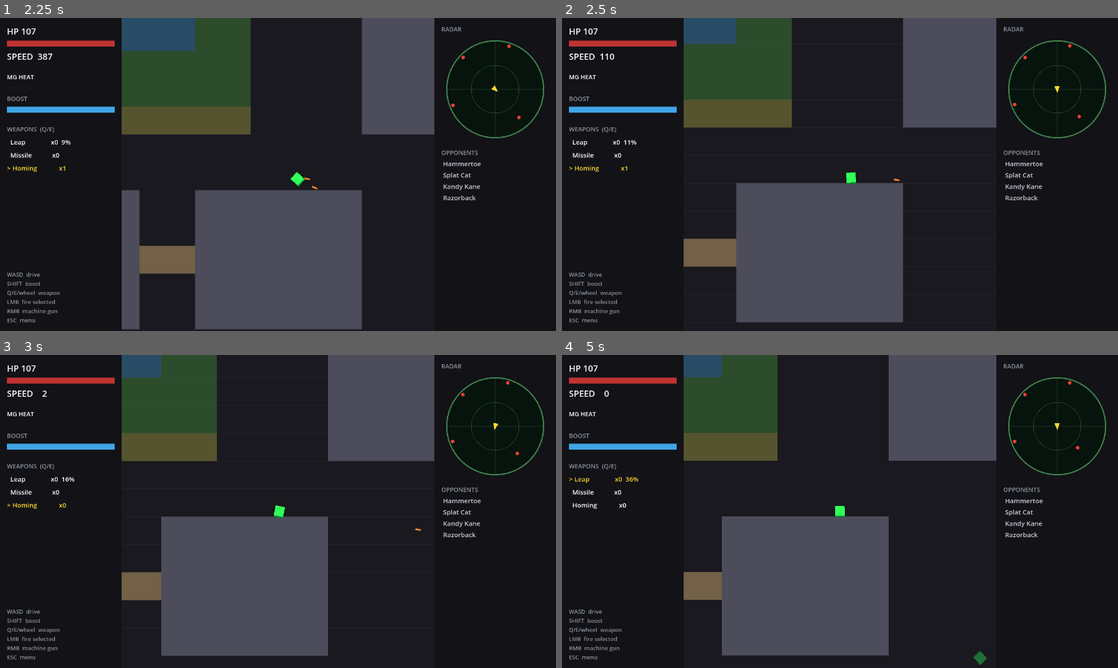
Above: before the commit, frames 1-4 (two rows, left to right).
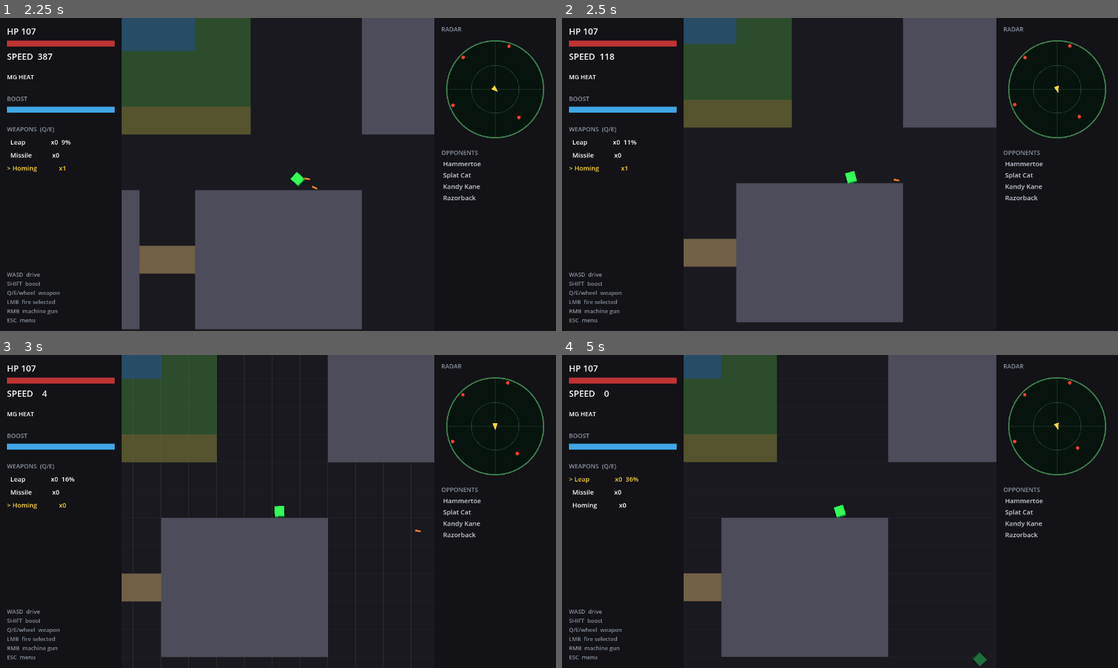
Above: after the commit, the same moments.

Repository: b3p3k0/bentchrome
Game: Godot game, scene res://ui/title.tscn
Same seed, same stepped clock (60 frames per second), same inputs: the game is played once before the commit and once after it.
Inputs (mouse positions are in pixels of both pictures, inside the frame that each line leads up to):
- Up to frame 1 (2.25 s): tap Enter (select_confirm) at 0.5 s; move the mouse to (400, 158) at 0.52 s; hold D (move_right) 0.53-1.25 s; tap Shift (boost) at 0.6 s; click (400, 158) at 0.67 s; tap Space at 0.77 s; drag from (166, 190) to (278, 36) at 1.27 s; move the mouse to (333, 105) at 2.02 s; hold D (move_right) from 2.03 s (still down); click (333, 105) at 2.1 s
- Up to frame 2 (2.5 s): keep holding D (move_right)
- Up to frame 3 (3 s): release D (move_right) at 2.75 s; drag from (250, 574) to (283, 511) at 2.77 s
- Up to frame 4 (5 s): tap Enter (select_confirm) at 3.5, 4.25 s; move the mouse to (1006, 558) at 3.52 s; hold A (move_left) 3.53-4.25 s; tap E (weapon_next) at 3.6 s; tap Space at 3.77 s; drag from (673, 464) to (840, 511) at 4.27 s

Frame 1 is identical in both runs. In frame 2, less than 0.1% of the frame differs, in the area x 8-94%, y 9-54%; in frame 3, 0.7%; in frame 4, 0.9%, in the area x 21-94%, y 0-100%.

Commit message:
Card 2: collision bounce/deflection
Reflect the pre-slide velocity component that went into the surface
(x0.35) so angled hits carom off walls, blocks, and cars instead of
sticking; dead-on remains a thud, and sub-100px/s contact stays smooth
for wall grinding. Vehicle hits shove the other car at half strength.
Corner-escape budgets verified across three runs.

Co-Authored-By: Claude Fable 5 <noreply@anthropic.com>

Diff:
--- a/vehicles/vehicle.gd
+++ b/vehicles/vehicle.gd
@@ -31,6 +31,10 @@
 @export var ram_damage_scale := 0.06
 @export var ram_min_speed := 220.0
 @export var ram_cooldown := 0.3
+
+@export_group("Bounce")
+@export var bounce_factor := 0.35     # fraction of the into-surface speed reflected
+@export var bounce_min_speed := 100.0  # below this, grinding along walls stays smooth
 
 var heading: float = 0.0  # radians; the direction the nose points
 var current_terrain: StringName = &"road"
@@ -115,9 +119,10 @@
 		_controller.apply(self, intent, delta)
 	# Captured before move_and_slide: a head-on hit on a static body zeroes
 	# velocity during the slide, so post-slide speed under-reads the impact.
-	var impact_speed := velocity.length()
+	var pre_slide_vel := velocity
 	move_and_slide()
-	_update_ram(delta, impact_speed)
+	_apply_bounce(pre_slide_vel)
+	_update_ram(delta, pre_slide_vel.length())
 	_visual.rotation = heading
 	_update_depth(delta)
 	var aim := Vector2.RIGHT.rotated(heading)
@@ -222,6 +227,23 @@
 				_ram_cd = ram_cooldown
 				break
 
+## Deflection: reflect the pre-slide velocity component that went INTO the
+## surface, scaled by bounce_factor — angled hits carom, dead-on stays a thud.
+## Sub-threshold contact (grinding along a wall) is left smooth. Hitting
+## another car shoves it along the same normal at half strength.
+func _apply_bounce(pre_vel: Vector2) -> void:
+	if get_slide_collision_count() == 0:
+		return
+	var col := get_slide_collision(0)
+	var n := col.get_normal()
+	var into := -pre_vel.dot(n)  # positive = moving into the surface
+	if into < bounce_min_speed:
+		return
+	velocity += n * into * bounce_factor
+	var other = col.get_collider()
+	if other is Vehicle and other != self:
+		other.velocity -= n * into * bounce_factor * 0.5
+
 func _find_health_child(body: Node) -> Health:
 	for child in body.get_children():
 		if child is Health:
